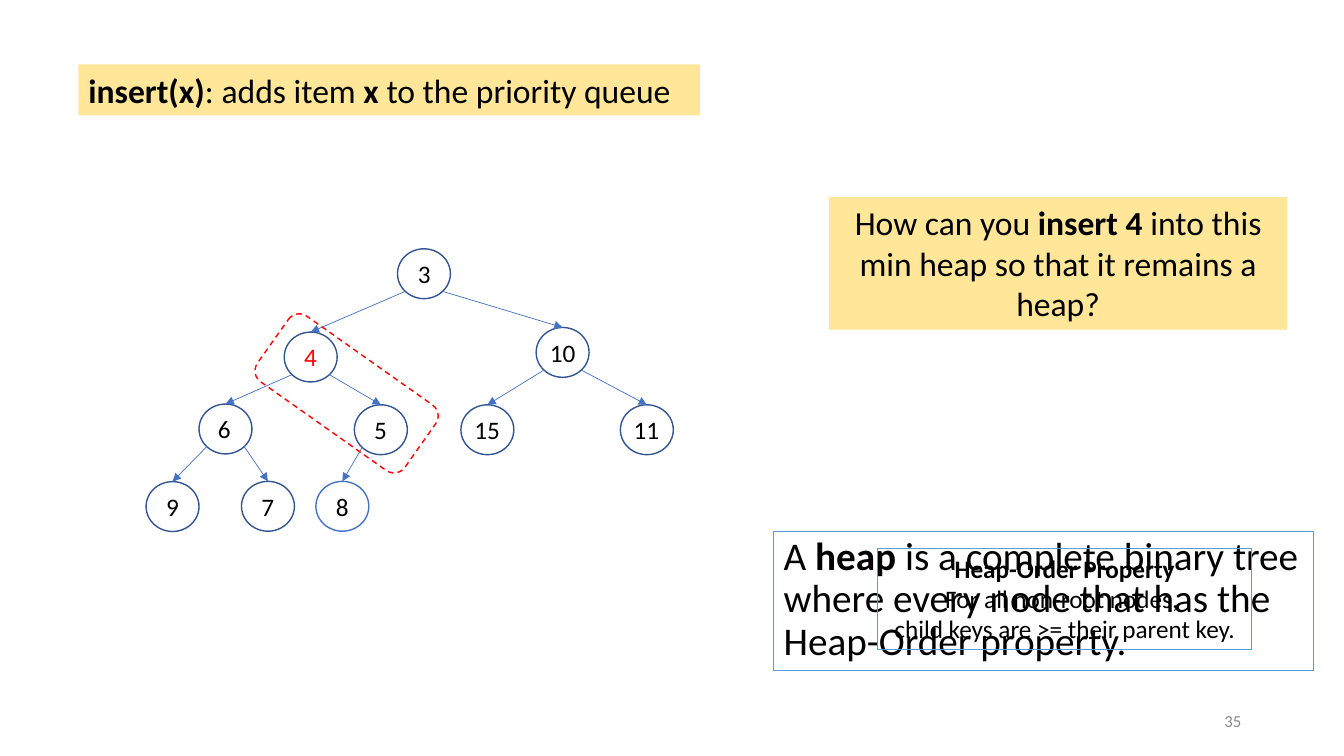
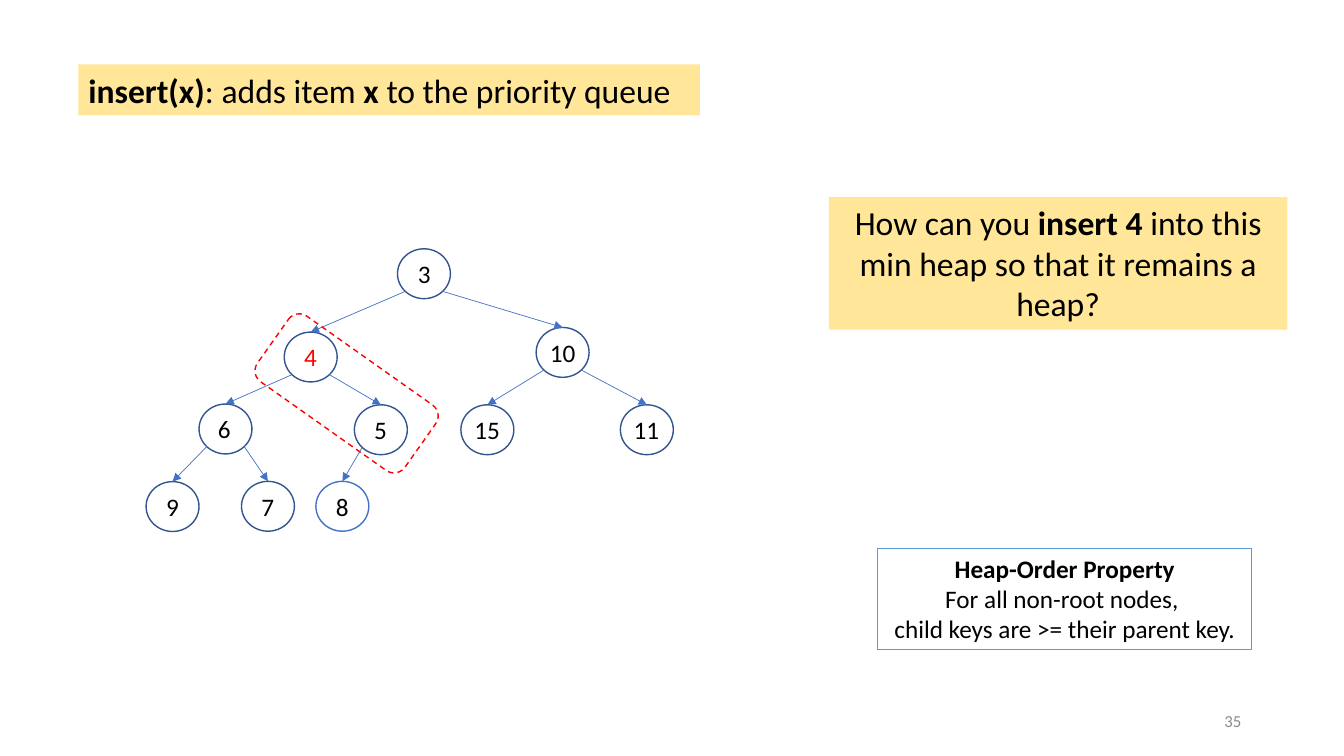
Before and after one commit to tjd1234/cmpt225fall2023, a slide deck: slide 35 of lecture_notes/week7/week7_priority_queues.pptx. Drawn at 1344x756 pixels with LibreOffice and Linux fonts; fonts in the diff are those of the drawing. Boxes give left, top, right and bottom in pixels: in the first picture for what was removed or moved away, otherwise in the second. Text is boxed around its words. In the diff, an @@ line names an element or a change of style, - is before the commit and + after.

```diff
--- a/lecture_notes/week7/week7_priority_queues.pptx
+++ b/lecture_notes/week7/week7_priority_queues.pptx
@@ rectangle removed at (773,531,1314,670) @@
-A heap is a complete binary tree where every node that has the
-Heap-Order property.
```
Also in this commit, not shown: 10 other slides changed, 2 other files.
